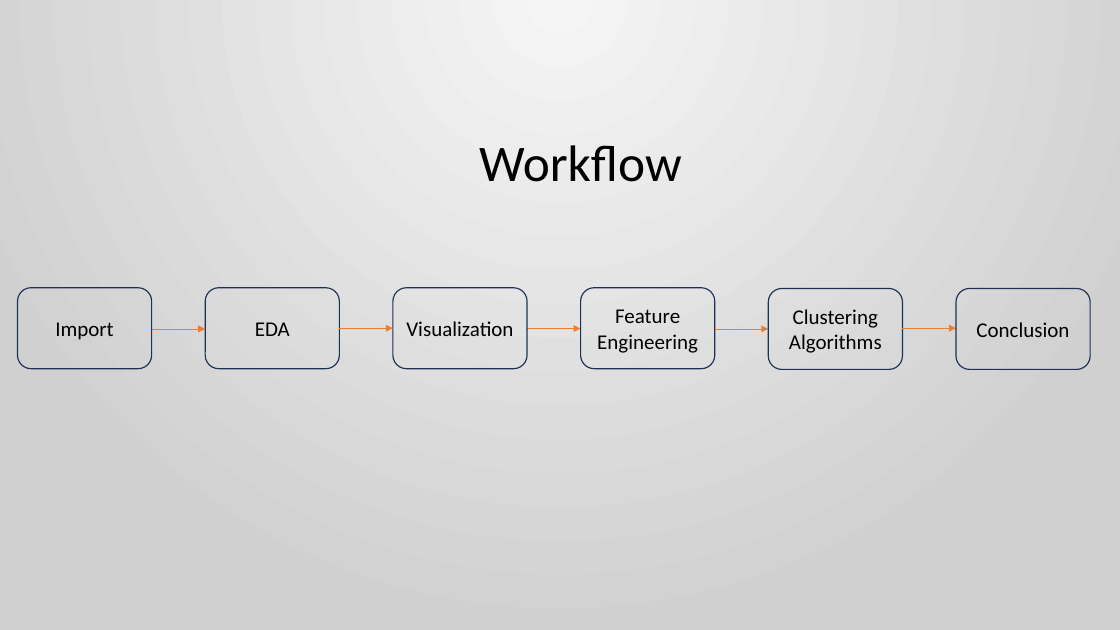
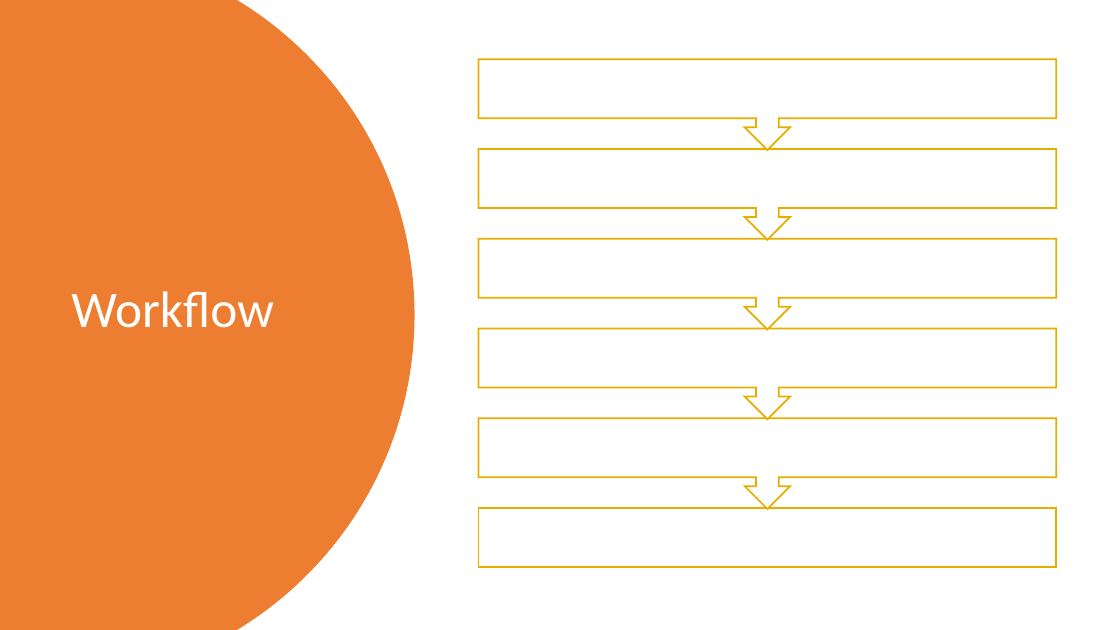
Before and after one commit to ronenhr/2nd_year_project, a slide deck: slide 4 of Presentation1.pptx. Drawn at 1120x630 pixels with LibreOffice and Linux fonts; fonts in the diff are those of the drawing. Boxes give left, top, right and bottom in pixels: in the first picture for what was removed or moved away, otherwise in the second. Text is boxed around its words. In the diff, an @@ line names an element or a change of style, - is before the commit and + after.

```diff
--- a/Presentation1.pptx
+++ b/Presentation1.pptx
@@ background gradient #F6F6F6 to #D2D1D1 to #FFFFFF @@
@@ freeform shape added at [0,0,414,630], fill #ED7D31 @@
@@ group added at [479,60,1057,567]: 5 up arrow callouts, 1 rectangle @@
@@ title "Workflow": place and size @@
-title "Workflow" at [479,145,681,182]
+title "Workflow" at [71,291,273,328]
@@ title "Workflow" at [71,291,273,328]: text colour #000000 to #FFFFFF; alignment centre to left; vertical alignment top to middle @@
@@ rounded rectangle removed at [18,288,152,369] @@
-Import
@@ rounded rectangle removed at [205,288,339,369] @@
-EDA
@@ rounded rectangle removed at [393,288,528,369] @@
-Visualization
@@ rounded rectangle removed at [581,288,715,369] @@
-Feature
-Engineering
@@ rounded rectangle removed at [769,288,903,369] @@
-Clustering Algorithms
@@ rounded rectangle removed at [956,288,1091,369] @@
-Conclusion
@@ arrow removed from (152, 329) to (205, 329) @@
@@ arrow removed from (339, 329) to (393, 329) @@
@@ arrow removed from (527, 329) to (581, 329) @@
@@ arrow removed from (715, 329) to (769, 329) @@
@@ arrow removed from (902, 329) to (956, 329) @@
```
Also in this commit, not shown: 5 other slides changed, 8 slides added, 2 slides removed.
